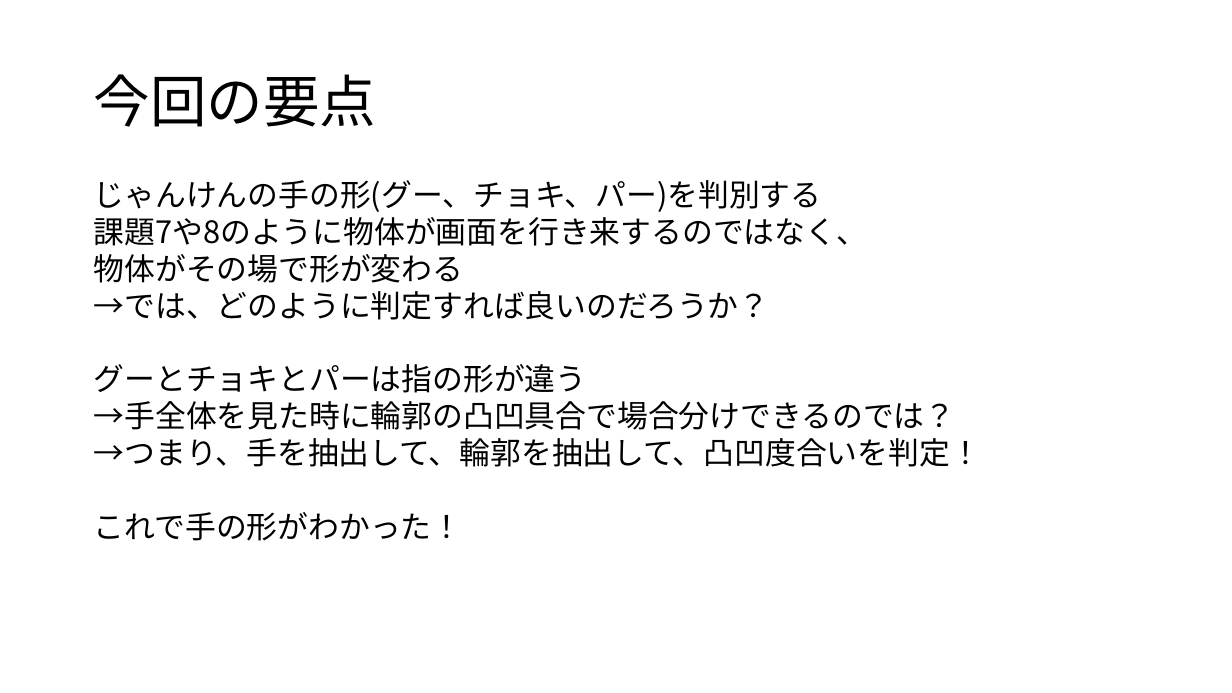
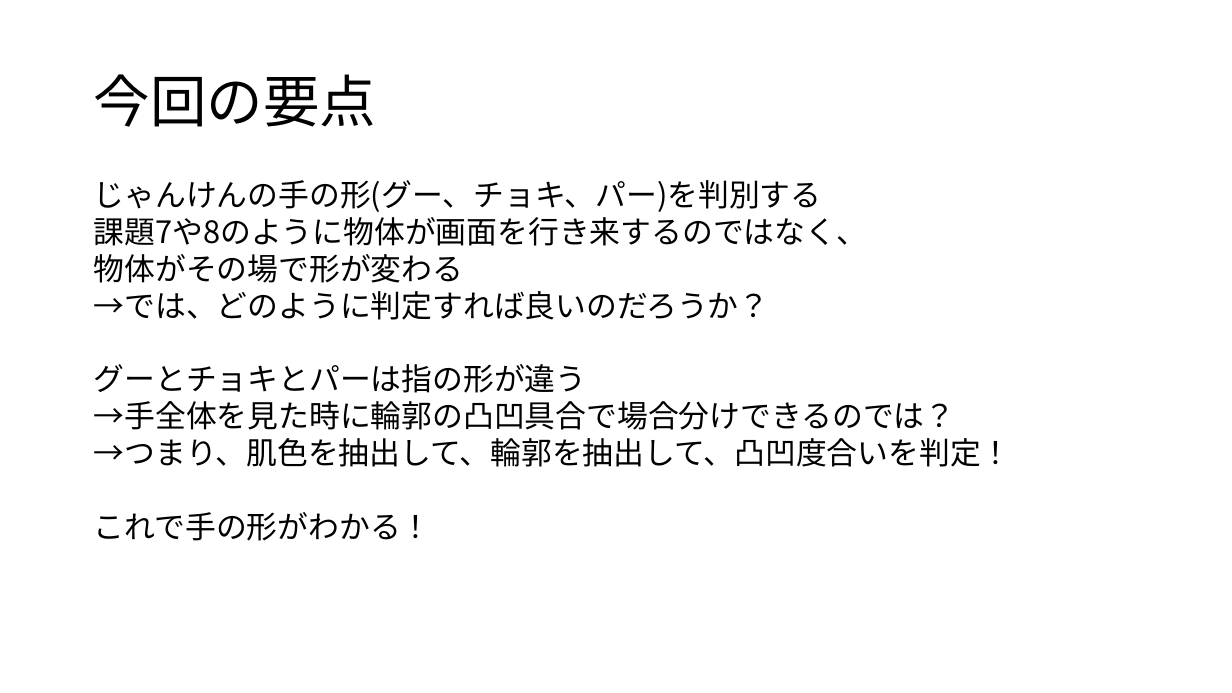
Before and after one commit to Ebichan610/univ_prog_experiment_project, a slide deck: slide 1 of python/ex9/2412747_kadai9.pptx. Drawn at 1232x693 pixels with LibreOffice and Linux fonts; fonts in the diff are those of the drawing. Boxes give left, top, right and bottom in pixels: in the first picture for what was removed or moved away, otherwise in the second. Text is boxed around its words. In the diff, an @@ line names an element or a change of style, - is before the commit and + after.

```diff
--- a/python/ex9/2412747_kadai9.pptx
+++ b/python/ex9/2412747_kadai9.pptx
@@ text at [94,438,1012,541]: text changed @@
-→つまり、手を抽出して、輪郭を抽出して、凸凹度合いを判定！
-これで手の形がわかった！
+→つまり、肌色を抽出して、輪郭を抽出して、凸凹度合いを判定！
+これで手の形がわかる！
```
Also in this commit, not shown: 1 other slide changed, 2 slides added, 1 slide removed, 4 other files.
